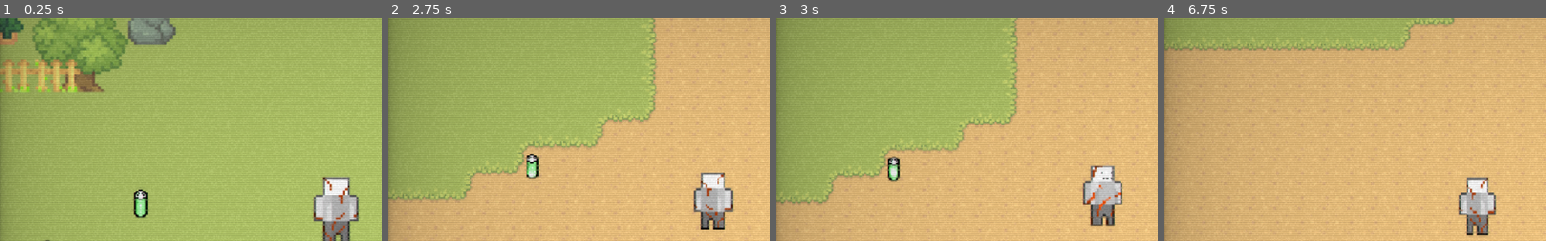
Above: before the commit, frames 1-4 (left to right).
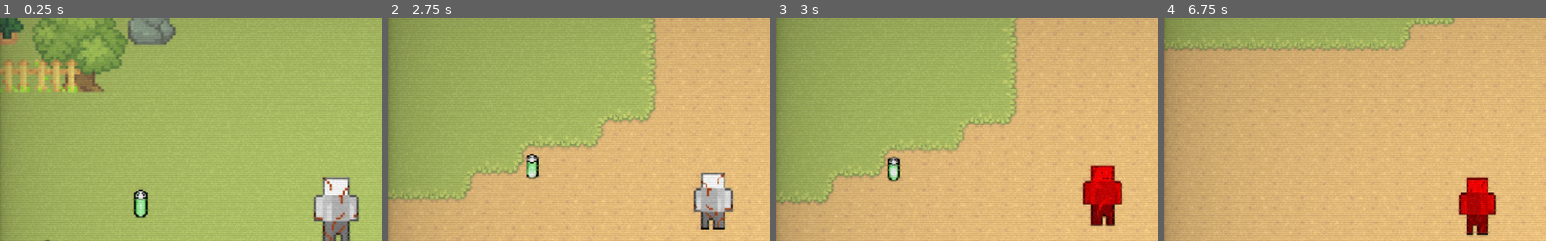
Above: after the commit, the same moments.

Repository: benhmoore/game-design-astral
Game: Godot game, scene res://scenes/Main.tscn
The game is run twice, just before and just after one commit, with the same random seed, the same clock (stepped at 60 frames per second) and the same inputs. This scene is started directly instead of the project's main scene.
Inputs (mouse positions are % of the whole screen's width and height, from its top left):
- Up to frame 1 (0.25 s): no input
- Up to frame 2 (2.75 s): move the mouse to (72, 45) at 0.52 s; hold D (move_right) 0.53-1.28 s; click (72, 45) at 0.6 s; move the mouse to (30, 55) at 1.27 s; hold S (move_down) 1.28-2.03 s; click (30, 55) at 1.35 s; move the mouse to (60, 28) at 2.02 s; hold D (move_right) from 2.03 s (still down); click (60, 28) at 2.1 s
- Up to frame 3 (3 s): move the mouse to (45, 70) at 2.77 s; release D (move_right) at 2.78 s; hold Up (ui_up) from 2.78 s (still down); click (45, 70) at 2.85 s
- Up to frame 4 (6.75 s): move the mouse to (80, 65) at 3.52 s; release Up (ui_up) at 3.53 s; hold A (move_left) 3.53-5.03 s; click (80, 65) at 3.6 s; move the mouse to (20, 35) at 4.27 s; click (20, 35) at 4.35 s; move the mouse to (55, 50) at 5.02 s; hold S (move_down) 5.03-5.78 s; click (55, 50) at 5.1 s; move the mouse to (35, 25) at 5.77 s; hold D (move_right) 5.78-6.53 s; click (35, 25) at 5.85 s; move the mouse to (72, 45) at 6.52 s; hold Up (ui_up) from 6.53 s (still down); click (72, 45) at 6.6 s
The pictures show only the part of the screen within x 0-50%, y 6-56%; the shares and areas given below are measured in that part.

Frames 1-2 are identical in both runs. In frame 3, 2.1% of the frame differs, in the area x 80-91%, y 65-94%; in frame 4, 1.8%.

Commit message:
Added health danger sound effect

Diff:
--- a/scenes/player/PlayerCharacter.tscn
+++ b/scenes/player/PlayerCharacter.tscn
@@ -1,7 +1,8 @@
-[gd_scene load_steps=23 format=2]
+[gd_scene load_steps=24 format=2]
 
 [ext_resource path="res://assets/shaders/OutlineShader.tres" type="Material" id=1]
 [ext_resource path="res://assets/sounds/battery_collect.wav" type="AudioStream" id=2]
+[ext_resource path="res://assets/sounds/alert_2.wav" type="AudioStream" id=3]
 [ext_resource path="res://scripts/player/PlayerCharacter.gd" type="Script" id=5]
 [ext_resource path="res://scenes/projectiles/Projectile.tscn" type="PackedScene" id=6]
 [ext_resource path="res://assets/sounds/shoot_1.wav" type="AudioStream" id=7]
@@ -125,3 +126,8 @@
 frame = 2
 speed_scale = 0.8
 playing = true
+
+[node name="DangerAudioPlayer" type="AudioStreamPlayer" parent="."]
+stream = ExtResource( 3 )
+volume_db = -27.105
+pitch_scale = 0.8
--- a/scripts/player/PlayerCharacter.gd
+++ b/scripts/player/PlayerCharacter.gd
@@ -1,6 +1,7 @@
 extends KinematicBody2D
 
 signal health_changed # Emitted whenever heal() or damage() is called
+signal player_death
 
 export var max_speed = 300
 export var acceleration = 2000
@@ -16,8 +17,32 @@
 onready var shoot_audio_player = get_node("ShootAudioPlayer")
 onready var footsteps_audio_player = get_node("FootstepsAudioPlayer")
 onready var effect_audio_player = get_node("EffectAudioPlayer")
+onready var danger_audio_player = get_node("DangerAudioPlayer")
 
 var motion = Vector2.ZERO
+
+var low_health_timer = 0
+func _process(delta):
+	low_health_timer += delta
+	if low_health_timer > 0.1:
+		if health < 3 and health > 0:
+			if low_health_timer >= (pow(health, 1.5) / 5):
+				#danger_audio_player.pitch_scale = max(0.5,health * 0.3)
+				danger_audio_player.play()
+				var damage_effect = get_node("DamageEffect")
+				damage_effect.modulate = Color(1, 0.58, 0.43,1)
+				yield(get_tree().create_timer(0.3), "timeout")
+				damage_effect.modulate = Color(1, 1, 1, 1)
+				low_health_timer = 0
+
+	# Update health or display constant damage effect
+	if health <= 0:
+		var damage_effect = get_node("DamageEffect")
+		damage_effect.modulate = Color(1, 0.58, 0.43,1)
+		emit_signal("player_death")
+	else:
+		set_health(health - (delta * 0.2))
+
 
 func _physics_process(delta):
 	var input_vector = get_input_vector()
@@ -83,6 +108,8 @@
 		input_vector.y -= 1
 	if Input.is_action_pressed("move_down"):
 		input_vector.y += 1
+	if Input.is_action_just_pressed("ui_up"):
+		damage()
 
 	# Normalize the input vector to ensure that diagonal movement is not faster than horizontal/vertical movement
 	return input_vector.normalized()
@@ -104,19 +131,30 @@
 	# camera.shake()
 	camera.flash_screen()
 
+	set_health(health - 0.1)
+
 func damage():
+
+	# Play damage visual effect
 	var damage_effect = get_node("DamageEffect")
 	damage_effect.modulate = Color(1, 0, 0, 1)
 	yield(get_tree().create_timer(0.1), "timeout")
 	damage_effect.modulate = Color(1, 1, 1, 1)
+	yield(get_tree().create_timer(0.05), "timeout")
+	damage_effect.modulate = Color(1, 0, 0, 1)
+	yield(get_tree().create_timer(0.1), "timeout")
+	damage_effect.modulate = Color(1, 1, 1, 1)
+
 	set_health(health - health_increment)
 
 func heal(health_amount:float):
-	if (health == 10): # If already full on health, don't try to increment
+	if (health >= 10): # If already full on health, don't try to increment
 		play_sound("assets/sounds/battery_collect_full.wav", 1)
 		return
 	var new_health = health + health_amount
 	set_health(new_health)
+
+	# Play health visual effect
 	var damage_effect = get_node("DamageEffect")
 	damage_effect.modulate = Color(0, 1, 0.8, 1)
 	yield(get_tree().create_timer(0.05), "timeout")
@@ -129,7 +167,7 @@
 	# Adjust pitch based on new_health value
 	var scaled_pitch = 2 + (new_health / 50)
 	play_sound("assets/sounds/battery_collect.wav", scaled_pitch)
-	if new_health == 10:
+	if new_health >= 10:
 		play_sound("assets/sounds/health_full.wav", 2)
 
 func knockback(projectile_dir: Vector2 = Vector2.ZERO, deviation_angle: float = 0):
@@ -142,7 +180,6 @@
 	effect_audio_player.pitch_scale = pitch
 	effect_audio_player.play()
 
-
 func set_health(new_value):
 	health = min(new_value, 10)
 	emit_signal("health_changed")
Not shown, added: assets/sounds/alert.wav.import
Not shown, added: assets/sounds/alert_2.wav.import
Not shown, added: assets/sounds/alert.wav
Not shown, added: assets/sounds/alert_2.wav
